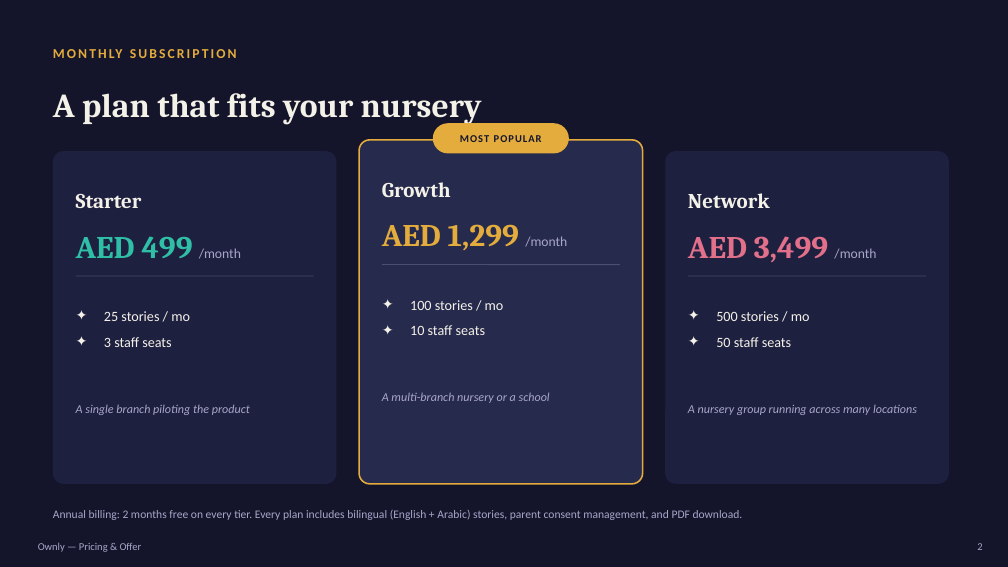
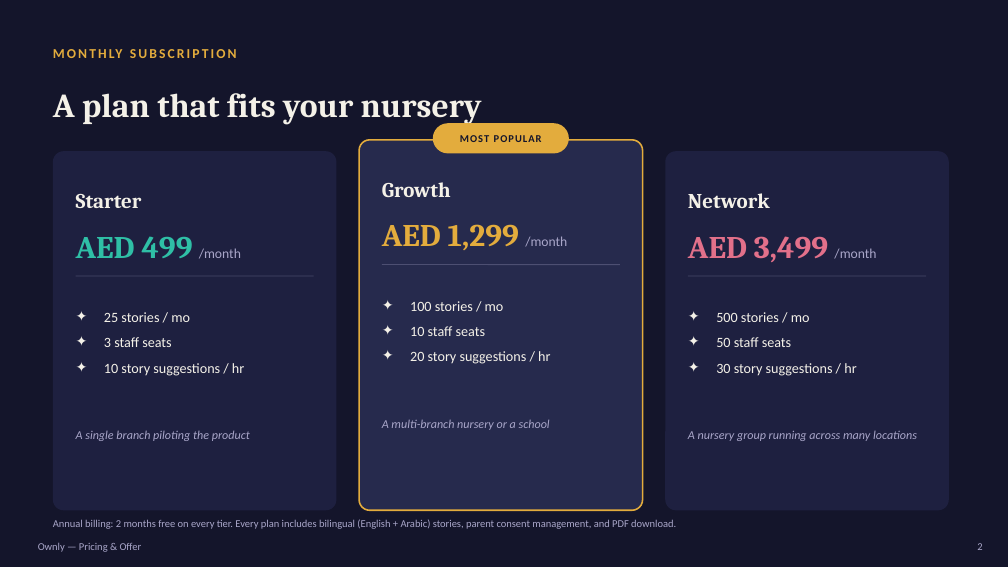
Before and after one commit to PATRIX-Technology/PATRIX-Technology, a slide deck: slide 2 of docs/en/sales/ownly-pricing-and-offer.pptx. Drawn at 1008x567 pixels with LibreOffice and Linux fonts; fonts in the diff are those of the drawing. Boxes give left, top, right and bottom in pixels: in the first picture for what was removed or moved away, otherwise in the second. Text is boxed around its words. In the diff, an @@ line names an element or a change of style, - is before the commit and + after.

```diff
--- a/docs/en/sales/ownly-pricing-and-offer.pptx
+++ b/docs/en/sales/ownly-pricing-and-offer.pptx
@@ rounded rectangle: place and size @@
-rounded rectangle at [359, 140, 643, 484]
+rounded rectangle at [359, 140, 643, 510]
@@ rounded rectangle: place and size @@
-rounded rectangle at [53, 151, 337, 484]
+rounded rectangle at [53, 151, 337, 510]
@@ rounded rectangle: place and size @@
-rounded rectangle at [665, 151, 949, 484]
+rounded rectangle at [665, 151, 949, 510]
@@ text at [410, 351, 550, 364]: paragraph added @@
+✦ 20 story suggestions / hr
@@ text at [104, 363, 244, 376]: paragraph added @@
+✦ 10 story suggestions / hr
@@ text at [716, 363, 856, 376]: paragraph added @@
+✦ 30 story suggestions / hr
@@ 3 texts: place and size @@
-3 texts at [76, 393, 917, 415]
+3 texts at [76, 420, 917, 441]
@@ text "Annual billing: 2 months free ...": place and size @@
-text "Annual billing: 2 months free ..." at [53, 510, 743, 520]
+text "Annual billing: 2 months free ..." at [53, 519, 676, 529]
@@ text "Annual billing: 2 months free ..." at [53, 519, 676, 529]: size 11 to 10 pt @@
```
Also in this commit, not shown: 1 other slide changed, 11 other files.
